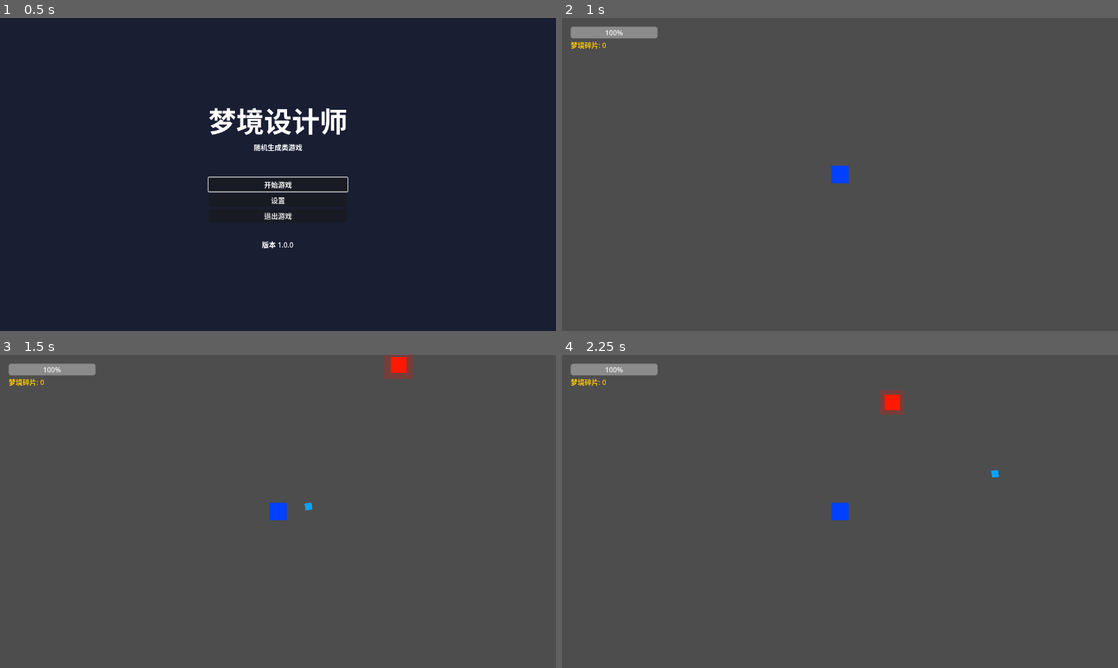
Above: before the commit, frames 1-4 (two rows, left to right).
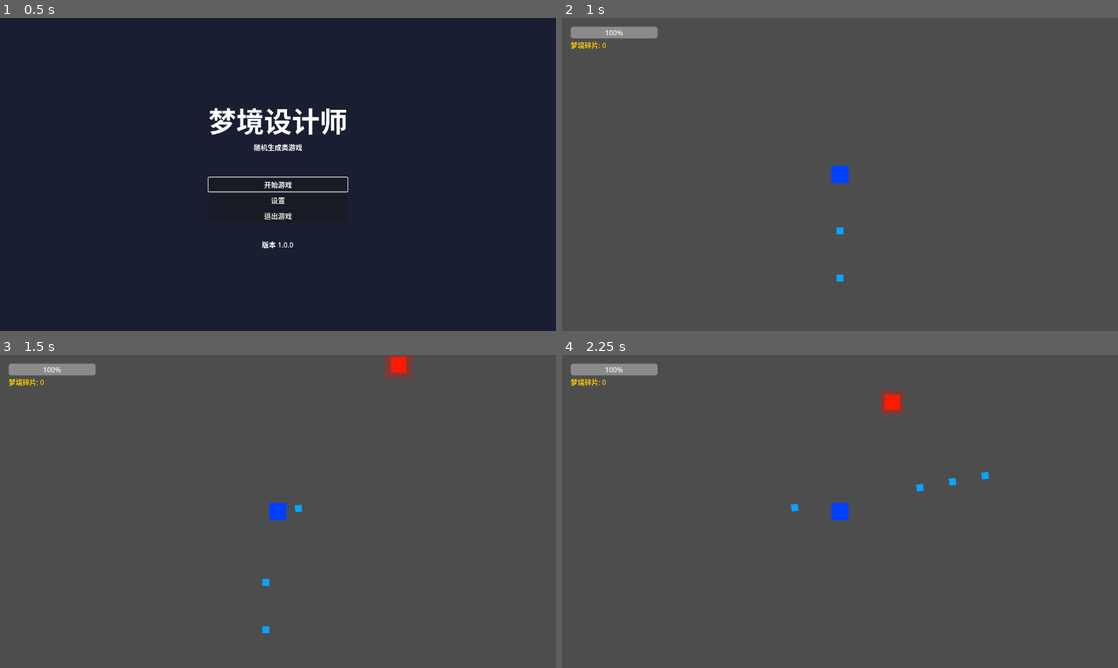
Above: after the commit, the same moments.

Repository: qaz8580111/OneiricDesigner
Game: Godot game, scene res://scenes/core/Main.tscn
The game is run twice, just before and just after one commit, with the same random seed, the same clock (stepped at 60 frames per second) and the same inputs.
Inputs (mouse positions are in pixels of both pictures, inside the frame that each line leads up to):
- Up to frame 1 (0.5 s): no input
- Up to frame 2 (1 s): click "开始游戏" at 0.5 s
- Up to frame 3 (1.5 s): tap Enter (game_confirm) at 1.25 s; move the mouse to (400, 495) at 1.27 s; hold D (game_move_right) from 1.28 s (still down); click (400, 495) at 1.35 s
- Up to frame 4 (2.25 s): move the mouse to (728, 527) at 2.02 s; release D (game_move_right) at 2.03 s; hold S (game_move_down) from 2.03 s (still down); tap Enter (game_confirm) at 2.1 s

Frame 1 is identical in both runs. In frame 2, less than 0.1% of the frame differs, in the area x 49-51%, y 66-85%; in frame 3, 0.1%; in frame 4, 0.2%, in the area x 41-79%, y 36-50%.

Commit message:
增加是否自动射击配置

Diff:
--- a/scenes/ui/Settings.tscn
+++ b/scenes/ui/Settings.tscn
@@ -14,7 +14,8 @@
 ;       │   ├── Gameplay (VBoxContainer) - 游戏玩法设置
 ;       │   │   ├── GameplayTitle (Label)
 ;       │   │   ├── DifficultyHBox - 难度选择
-;       │   │   └── FPSHBox - FPS显示开关
+;       │   │   ├── FPSHBox - FPS显示开关
+;       │   │   └── AutoShootHBox - 自动射击开关
 ;       │   ├── Audio (VBoxContainer) - 音频设置
 ;       │   │   ├── AudioTitle (Label)
 ;       │   │   ├── MasterHBox - 主音量
@@ -123,6 +124,20 @@
 [node name="FPSCheck" type="CheckBox" parent="VBoxContainer/TabContainer/Gameplay/FPSHBox"]
 layout_mode = 2
 
+; AutoShootHBox - 自动射击开关水平布局
+[node name="AutoShootHBox" type="HBoxContainer" parent="VBoxContainer/TabContainer/Gameplay"]
+layout_mode = 2
+
+; AutoShootLabel - 自动射击标签
+[node name="AutoShootLabel" type="Label" parent="VBoxContainer/TabContainer/Gameplay/AutoShootHBox"]
+layout_mode = 2
+text = "Auto Shoot:"
+
+; AutoShootCheck - 自动射击复选框（默认开启）
+[node name="AutoShootCheck" type="CheckBox" parent="VBoxContainer/TabContainer/Gameplay/AutoShootHBox"]
+layout_mode = 2
+pressed = true
+
 ; ------------------------------ 音频设置 ------------------------------
 ; Audio (VBoxContainer) - 音频设置标签页
 [node name="Audio" type="VBoxContainer" parent="VBoxContainer/TabContainer"]
--- a/scripts/entities/Main.gd
+++ b/scripts/entities/Main.gd
@@ -172,6 +172,10 @@
 	if player == null:
 		push_error("Player 场景实例化失败或根节点不是 CharacterBody2D")
 		return
+
+	## 应用保存的自动射击设置
+	_apply_saved_auto_shoot_setting(player)
+
 	## 设置玩家初始位置（屏幕中心）
 	player.position = Vector2(get_viewport_rect().size.x / 2, get_viewport_rect().size.y / 2)
 	## 将玩家添加到容器中
@@ -263,9 +267,11 @@
 		## 否则返回主菜单
 		_show_main_menu()
 
-## 设置应用回调（预留，暂无实现）
+## 设置应用回调：将设置应用到游戏元素
 func _on_settings_applied(settings: Dictionary) -> void:
-	pass
+	## 如果玩家存在，传递自动射击设置
+	if player != null and player.has_method("set_auto_shoot"):
+		player.set_auto_shoot(settings.get("auto_shoot", true))
 
 ## 游戏开始信号回调（响应GameManager.game_started）
 func _on_game_started() -> void:
@@ -286,6 +292,19 @@
 	pass
 
 ## ========== 帧更新方法 ==========
+
+## 从配置文件读取并应用保存的自动射击设置
+## 参数：player_node - 玩家节点
+func _apply_saved_auto_shoot_setting(player_node: CharacterBody2D) -> void:
+	if not player_node.has_method("set_auto_shoot"):
+		return
+
+	var config = ConfigFile.new()
+	var err = config.load("user://settings.cfg")
+	if err == OK:
+		var auto_shoot: bool = config.get_value("Settings", "auto_shoot", true)
+		player_node.set_auto_shoot(auto_shoot)
+		print("Auto shoot setting loaded: ", auto_shoot)
 
 ## _process() - 每帧调用一次，用于处理全局输入
 func _process(_delta: float) -> void:
--- a/scripts/entities/Player.gd
+++ b/scripts/entities/Player.gd
@@ -26,6 +26,9 @@
 
 ## 玩家当前拥有的梦境碎片数量
 var dream_fragment: int = 0
+
+## 是否启用自动射击（默认开启）
+var auto_shoot: bool = true
 
 ## 射击冷却计时器，递减到0时可再次射击
 var _shoot_timer: float = 0.0
@@ -130,11 +133,25 @@
 	## 递减射击冷却计时器
 	_shoot_timer -= delta
 
-	## 如果冷却完成且玩家按住射击键，执行射击
-	if _shoot_timer <= 0.0 and InputManager.is_action_pressed_safe("game_shoot"):
+	## 判断是否应该射击
+	## 自动射击模式：冷却完成后自动射击，无需按下鼠标
+	## 手动射击模式：需要按住鼠标左键才射击
+	var should_shoot: bool = false
+	if auto_shoot:
+		should_shoot = _shoot_timer <= 0.0
+	else:
+		should_shoot = _shoot_timer <= 0.0 and InputManager.is_action_pressed_safe("game_shoot")
+
+	## 如果应该射击，执行射击动作
+	if should_shoot:
 		_shoot()
 		## 重置冷却计时器
 		_shoot_timer = shoot_cooldown
+
+## 设置自动射击模式（对外接口）
+## 参数：enabled - 是否启用自动射击
+func set_auto_shoot(enabled: bool) -> void:
+	auto_shoot = enabled
 
 ## 执行射击动作
 func _shoot() -> void:
--- a/scripts/ui/Settings.gd
+++ b/scripts/ui/Settings.gd
@@ -23,6 +23,9 @@
 ## 游戏性设置：是否显示FPS计数器
 var show_fps: bool = false
 
+## 游戏性设置：是否启用自动射击（默认开启）
+var auto_shoot: bool = true
+
 ## 音频设置：主音量（0~100）
 var master_volume: float = 80.0
 
@@ -57,6 +60,9 @@
 
 ## 游戏性标签页：FPS显示复选框
 @onready var fps_check: CheckBox
+
+## 游戏性标签页：自动射击复选框
+@onready var auto_shoot_check: CheckBox
 
 ## 音频标签页：主音量滑块
 @onready var master_slider: HSlider
@@ -160,6 +166,7 @@
 	## 游戏性标签页元素
 	difficulty_option = $VBoxContainer/TabContainer/Gameplay/DifficultyHBox/DifficultyOption
 	fps_check = $VBoxContainer/TabContainer/Gameplay/FPSHBox/FPSCheck
+	auto_shoot_check = $VBoxContainer/TabContainer/Gameplay/AutoShootHBox/AutoShootCheck
 
 	## 音频标签页元素
 	master_slider = $VBoxContainer/TabContainer/Audio/MasterHBox/MasterSlider
@@ -270,6 +277,7 @@
 func _reset_to_defaults() -> void:
 	difficulty = 1
 	show_fps = false
+	auto_shoot = true
 	master_volume = 80.0
 	music_volume = 70.0
 	sfx_volume = 90.0
@@ -285,6 +293,7 @@
 func _update_ui_from_settings() -> void:
 	difficulty_option.selected = difficulty
 	fps_check.set_pressed_no_signal(show_fps)
+	auto_shoot_check.set_pressed_no_signal(auto_shoot)
 	master_slider.value = master_volume
 	master_value.text = str(int(master_volume))
 	music_slider.value = music_volume
@@ -300,6 +309,7 @@
 func _collect_settings() -> void:
 	difficulty = difficulty_option.selected
 	show_fps = fps_check.is_pressed()
+	auto_shoot = auto_shoot_check.is_pressed()
 	master_volume = master_slider.value
 	music_volume = music_slider.value
 	sfx_volume = sfx_slider.value
@@ -316,6 +326,7 @@
 	return {
 		"difficulty": difficulty,
 		"show_fps": show_fps,
+		"auto_shoot": auto_shoot,
 		"master_volume": master_volume,
 		"music_volume": music_volume,
 		"sfx_volume": sfx_volume,
@@ -376,6 +387,7 @@
 	if err == OK:
 		difficulty = config.get_value("Settings", "difficulty", 1)
 		show_fps = config.get_value("Settings", "show_fps", false)
+		auto_shoot = config.get_value("Settings", "auto_shoot", true)
 		master_volume = config.get_value("Settings", "master_volume", 80.0)
 		music_volume = config.get_value("Settings", "music_volume", 70.0)
 		sfx_volume = config.get_value("Settings", "sfx_volume", 90.0)
